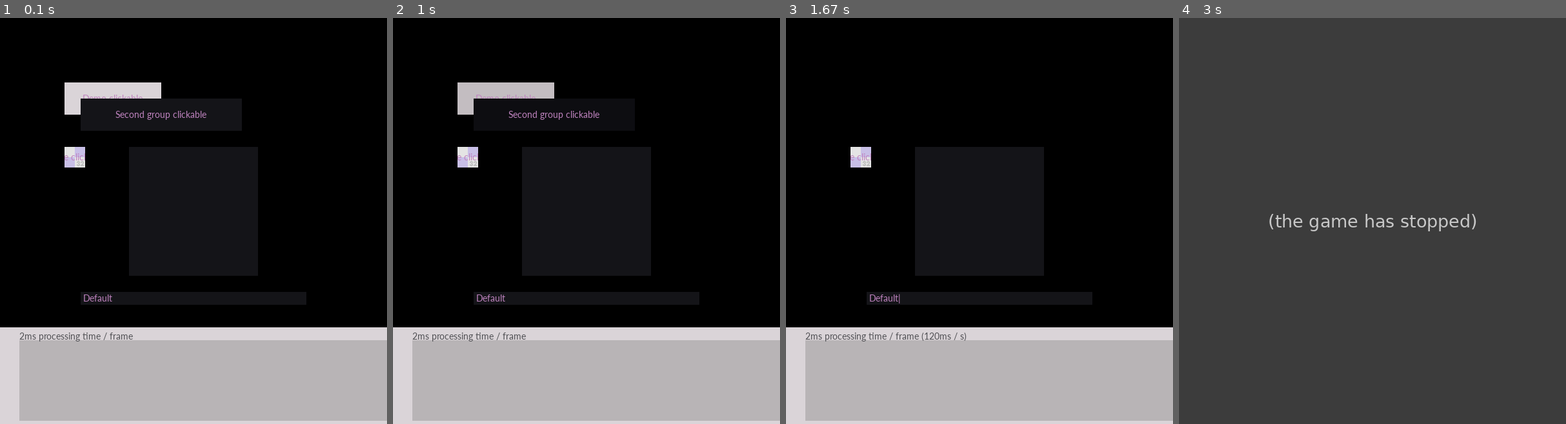
Above: before the commit, frames 1-4 (left to right).
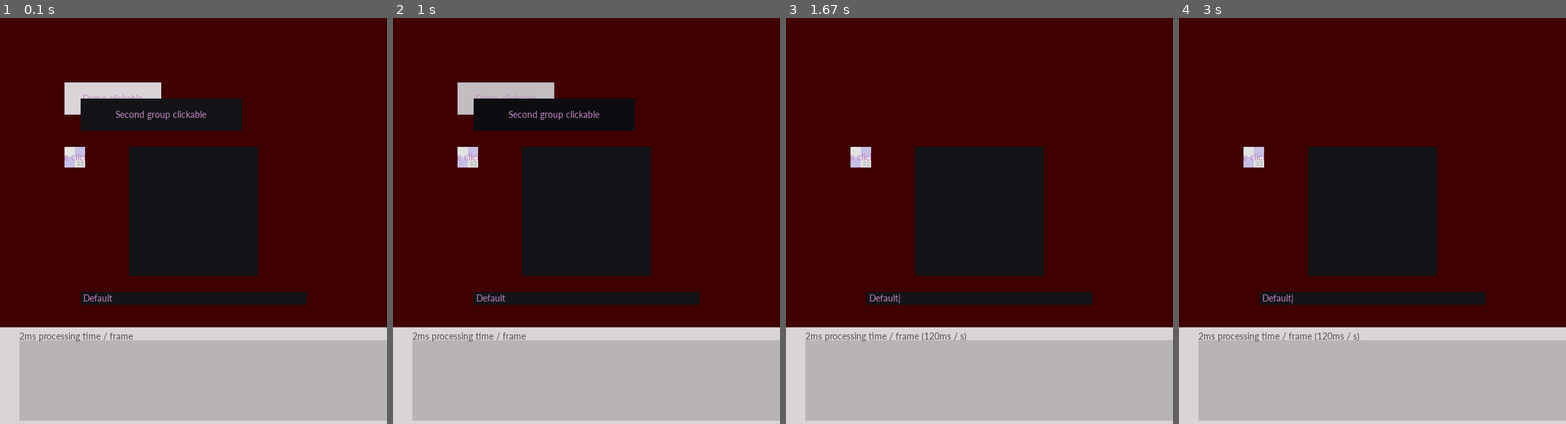
Above: after the commit, the same moments.

Repository: ageneric/pygame-engine-indev
Game: pygame game, started from main.py
Two runs of this game, one before a commit and one after it. Both use one fixed random seed, a clock stepped at 60 frames per second and the inputs below.
Inputs (mouse positions are in pixels of both pictures, inside the frame that each line leads up to):
- Up to frame 1 (0.1 s): no input
- Up to frame 2 (1 s): press the mouse at (466, 156) at 0.37 s; move the mouse to (516, 131) at 0.47 s; release the mouse at (571, 111) at 0.6 s; click (505, 99) at 0.72 s
- Up to frame 3 (1.67 s): click (859, 156) at 1.05 s; press the mouse at (979, 298) at 1.37 s; move the mouse to (975, 334) at 1.47 s; release the mouse at (971, 367) at 1.6 s
- Up to frame 4 (3 s): tap Enter at 1.67 s; press the mouse at (1372, 298) at 2.03 s; move the mouse to (1298, 314) at 2.13 s; release the mouse at (1225, 334) at 2.27 s; press the mouse at (1252, 156) at 2.37 s; move the mouse to (1360, 172) at 2.47 s; release the mouse at (1469, 184) at 2.6 s; press the mouse at (1372, 298) at 2.7 s; move the mouse to (1434, 310) at 2.8 s; release the mouse at (1492, 318) at 2.93 s

The runs differ from the first frame. In frame 1, 59% of the frame differs, in the area x 0-100%, y 0-77%; in frame 2, 59%; in frame 3, 63%; in frame 4, 100%, in the area x 0-100%, y 0-100%.
Error before the commit: TypeError: ExampleHandling.__init__.<locals>.callback() takes 0 positional arguments but 1 w...; the game stopped at 1.67 s (later frames are placeholders)

Commit message:
Improve code style and set a flag on transform changes rather than polling

Diff:
--- a/engine/base_node.py
+++ b/engine/base_node.py
@@ -11,7 +11,8 @@
     bottom = right = 1
 
 class Transform:
-    def __init__(self, x, y, width=0, height=0, anchor_x=0, anchor_y=0, rotation=0):
+    def __init__(self, x: float, y: float, width=0, height=0, anchor_x=0.0, anchor_y=0.0, rotation=0.0):
+        self.is_modified = True
         self.x = x
         self.y = y
         self.width = width
@@ -31,29 +32,34 @@
         return pygame.Rect(int(self.x - self.width * self.anchor_x),
                            int(self.y - self.height * self.anchor_y), int(self.width), int(self.height))
 
+    def __setattr__(self, key, value):
+        object.__setattr__(self, key, value)
+        if not self.is_modified and key in ('x', 'y', 'width', 'height', 'rotation'):
+            object.__setattr__(self, 'is_modified', True)
+
     # Getters and setters for transform properties
     @property
-    def position(self):
+    def position(self) -> (float, float):
         return self.x, self.y
 
     @position.setter
-    def position(self, position_x_y):
+    def position(self, position_x_y: (float, float)):
         self.x, self.y = position_x_y
 
     @property
-    def size(self):
+    def size(self) -> (int, int):
         return self.width, self.height
 
     @size.setter
-    def size(self, width_height):
+    def size(self, width_height: (int, int)):
         self.width, self.height = width_height
 
     @property
-    def anchor(self):
-        return self.width, self.height
+    def anchor(self) -> (float, float):
+        return self.anchor_x, self.anchor_y
 
     @anchor.setter
-    def anchor(self, anchor_x_y):
+    def anchor(self, anchor_x_y: (float, float)):
         self.anchor_x, self.anchor_y = anchor_x_y
 
 class Node:
@@ -88,7 +94,7 @@
         else:
             print(f'Engine warning: could not remove child {child} as it could not be found.')
 
-    def world_rect(self):
+    def world_rect(self) -> pygame.Rect:
         if isinstance(self.parent, Node):
             parent_rect = self.parent.world_rect()
             return self.transform.rect().move(parent_rect.x, parent_rect.y)
@@ -97,12 +103,12 @@
 
     def __del__(self):
         self.parent = None
-        for i in range(len(self.nodes)):
-            child = self.nodes.pop()
-            del child
+        # Calls __del__() for each child node, and by recursion all nodes below it
+        # Equivalent to self.nodes.clear() but not del self.nodes
+        del self.nodes[:]
 
     @property
-    def enabled(self):
+    def enabled(self) -> bool:
         return self._enabled
 
     @enabled.setter
@@ -127,7 +133,7 @@
         Node.__init__(self, node_props)
         self._visible = self.enabled
         self.rect = self.world_rect()
-        print(f'{self}, rect {self.rect}, parent {self.parent}, {self.groups()}')
+        # print(f'{self}, rect {self.rect}, parent {self.parent}, {self.groups()}')
 
         if image is None:
             self.image = pygame.Surface(self.transform.size)
@@ -138,15 +144,16 @@
 
     def update(self):
         Node.update(self)
-        self.rect = self.world_rect()
+        if self.transform.is_modified:
+            self.transform.is_modified = False
+            self.rect = self.world_rect()
+            if self.dirty < 2:
+                self.dirty = 1
 
     def __del__(self):
-        print("del", self)
         pygame.sprite.Sprite.kill(self)
         Node.__del__(self)
 
     def cascade_set_visible(self, set_visible):
-        self.visible = set_visible and self._enabled
-
-        for child in self.nodes:
-            child.cascade_set_visible(set_visible)
+        Node.cascade_set_visible(self, set_visible)
+        self.visible = int(set_visible and self._enabled)
--- a/engine/base_scene.py
+++ b/engine/base_scene.py
@@ -44,19 +44,25 @@
     def handle_events(self, pygame_events):
         pass
 
+    def background(self, surface):
+        """Fill the given surface with the color of self.background_color.
+        The method does nothing if self.background_color is not set."""
+        if hasattr(self, 'background_color'):
+            surface.fill(self.background_color)
+
     def change_scene(self, new_scene, *args):
         self.flag_new_scene = new_scene
         self.flag_new_scene_args = args
 
-    # Get current window size (for resizeable displays).
+    # Helper methods, to get the current window size
     @property
-    def display_size_x(self) -> int:
+    def screen_size_x(self) -> int:
         return self.screen.get_width()
 
     @property
-    def display_size_y(self) -> int:
+    def screen_size_y(self) -> int:
         return self.screen.get_height()
 
     @property
-    def display_size(self) -> (int, int):
+    def screen_size(self) -> (int, int):
         return self.screen.get_size()
--- a/engine/interface.py
+++ b/engine/interface.py
@@ -18,24 +18,26 @@
     return color_component
 
 def modify_color(color, brightness: float):
-    """Lighten or darken an (r, g, b) colour by the brightness percentage."""
+    """Lighten or darken an (r, g, b) colour by the perceived brightness percentage."""
     return tuple(modify_color_component(r_g_b, brightness) for r_g_b in color)
 
 def saturate_color_component(color_component, mean, saturation):
+    """Saturate or desaturate a single rgb value by the given multiplier. See saturate_color()."""
     color_component = round(mean * (1 - saturation) + color_component * saturation)
     color_component = min(max(color_component, 0), 255)  # clamp value between 0 and 255
     return color_component
 
 def saturate_color(color, saturation: float):
-    """Saturate or desaturate an (r, g, b) colour by a multiplier, where 0.0 = grayscale,
-    1.0 = no change, 2.0 = saturate further and -1.0 = invert color."""
+    """Saturate or desaturate an (r, g, b) colour by the given multiplier, where
+    0: grayscale, 0-1: desaturated, 1: identical, >1: further saturated;
+    negative values result in the complementary color.
+    """
     mean = sum(r_g_b for r_g_b in color) / 3
     return tuple(saturate_color_component(r_g_b, mean, saturation) for r_g_b in color)
 
 class Style:
     def __init__(self, **kwargs):
         self.__dict__.update(kwargs)
-        print(self)
 
     def __repr__(self):
         return str(self.__dict__)
@@ -54,21 +56,18 @@
             return COLOR_DEFAULT
         elif name == "background":
             return BACKGROUND_DEFAULT
-        elif name.endswith("_highlighted"):
-            base_name = name[:name.index("_")]
-            return modify_color(self.get(base_name), -5)
-        elif name.endswith("_selected"):
-            base_name = name[:name.index("_")]
-            return modify_color(self.get(base_name), 5)
-        elif name.endswith("_disabled"):
-            base_name = name[:name.index("_")]
-            return saturate_color(modify_color(self.get(base_name), -10), 0.25)
+        elif name.count("_") == 1:
+            base_name, modifier = name.split("_", 1)
+            if modifier == "highlighted":
+                return modify_color(self.get(base_name), -5)
+            elif modifier == "selected":
+                return modify_color(self.get(base_name), 5)
+            elif modifier == "disabled":
+                return saturate_color(modify_color(self.get(base_name), -10), 0.25)
         elif default is not NO_VALUE:
             return default
         raise KeyError("Not a key and not a modifier of a key")
 
-    def __index__(self, name: str, use_default=NO_VALUE):
-        return self.get(name, use_default)
 
 class Button(SpriteNode):
     """A button. The keyword arguments color and background change the appearance.
@@ -79,8 +78,8 @@
 
     def __init__(self, node_props, group, message="", callback=None, **kwargs):
         self.style = Style.from_kwargs(kwargs)
-        super(Button, self).__init__(node_props, group, image=kwargs.get("image", None),
-                                     fill_color=self.style.get("background"))
+        super().__init__(node_props, group, image=kwargs.get("image", None),
+                         fill_color=self.style.get("background"))
 
         self.callback = callback
         self.message = message
@@ -93,7 +92,9 @@
             Button.press: 'background_selected',
             Button.disabled: 'background_disabled'
         }
-        self.colors_d = {Button.press: 'color_disabled'}
+        self.colors_d = {
+            Button.disabled: 'color_disabled'
+        }
 
     def pre_render_text(self):
         return text.render(self.message, color=self.style.get('color'), save_sprite=True)
@@ -150,7 +151,7 @@
     def __init__(self, node_props, group, default_text="", enter_callback=None,
                  allow_characters=None, **kwargs):
         self.style = Style.from_kwargs(kwargs)
-        super(TextEntry, self).__init__(node_props, group, fill_color=self.style.get("background"))
+        super().__init__(node_props, group, fill_color=self.style.get("background"))
 
         self.enter_callback = enter_callback
 
@@ -218,11 +219,12 @@
             text.draw(self.image, text_to_draw, (4, self.transform.height / 2),
                       justify=(False, True))
 
+
 class Grid(SpriteNode):
     """A container for equally spaced UI items that draws them onto a buffer."""
     def __init__(self, node_props, group, node_generator, horizontal=False, **kwargs):
         self.style = Style.from_kwargs(kwargs)
-        super(Grid, self).__init__(node_props, group, fill_color=self.style.get("background"))
+        super().__init__(node_props, group, fill_color=self.style.get("background"))
 
         self.grid_group = pygame.sprite.Group()
 
@@ -244,8 +246,6 @@
         self.dirty = 1
 
     def draw(self, surface):
-        # overrides Node.draw()
-
         if self.dirty:
             self.image.fill(self.style.get("background"))
             self.grid_group.draw(self.image)
--- a/scenes.py
+++ b/scenes.py
@@ -16,7 +16,7 @@
 
     def update(self):
         super().update()
-        self.n.transform.x = self.n.transform.x + 1 % self.display_size_x
+        self.n.transform.x = self.n.transform.x + 1 % self.screen_size_x
 
 def grid_example_generator():
     for i in range(6):
@@ -26,41 +26,39 @@
     """Demo interface components and event handling."""
     def __init__(self, screen, clock):
         super().__init__(screen, clock)
-        self.background = pygame.Surface(self.display_size)
-        # self.background.fill((64, 0, 0))
+        self.background_color = (64, 0, 0)
+        background_surf = pygame.Surface(self.screen_size)
+        self.background(background_surf)
         self.group = pygame.sprite.LayeredDirty()
+        self.group2 = pygame.sprite.LayeredDirty()
 
-        def callback():
-            print('button click -> demo')
-        def print_arguments(*args):
-            print(*args)
+        def demo_callback(*args):
+            print(f'demo callback -> {args}')
 
         self.button = interface.Button(NodeProperties(self, 100, 100, 150, 50), self.group,
-                                       'Demo clickable', callback, background=C_LIGHT)
+                                       'Demo clickable', demo_callback, background=C_LIGHT)
         image = pygame.image.load('Assets/Placeholder.png').convert()
         toggle_visible_button = interface.Button(NodeProperties(self, 100, 200, 32, 32), self.group,
                                                  'Image clickable', self.toggle_button,
                                                  image=image)
         self.event_handlers.append(self.button)
         self.event_handlers.append(toggle_visible_button)
-        self.groups.append(self.group)
-
-        self.group2 = pygame.sprite.LayeredDirty()
 
         self.test_button = interface.Button(NodeProperties(self, 125, 125, 250, 50), self.group2,
-                                            'Second group clickable', callback,
+                                            'Second group clickable', demo_callback,
                                             background=C_DARK)
         self.event_handlers.append(self.test_button)
 
         self.test_entry = interface.TextEntry(NodeProperties(self, 125, 425, 350, 20), self.group2,
-                                              'Default', callback, allow_characters='0123456789.',
+                                              'Default', demo_callback, allow_characters='0123456789.',
                                               background=C_DARK)
 
         self.test_grid = interface.Grid(NodeProperties(self, 200, 200, 200, 200), self.group, grid_example_generator, background=C_DARK)
 
+        self.groups.append(self.group)
         self.groups.append(self.group2)
         for group in self.groups:
-            group.clear(self.screen, self.background)
+            group.clear(self.screen, background_surf)  # TODO: all background clears should take place first
 
     def toggle_button(self):
         self.button.enabled = not self.button.enabled
@@ -79,7 +77,7 @@
         super().__init__(screen, clock)
         self.group = pygame.sprite.Group()
 
-        self.tree_tab = TreeTab(NodeProperties(self, 30, 20, self.display_size_x - 30, 125, enabled=False),
+        self.tree_tab = TreeTab(NodeProperties(self, 30, 20, self.screen_size_x - 30, 125, enabled=False),
                                 self.group, None)
 
         self.groups.append(self.group)
